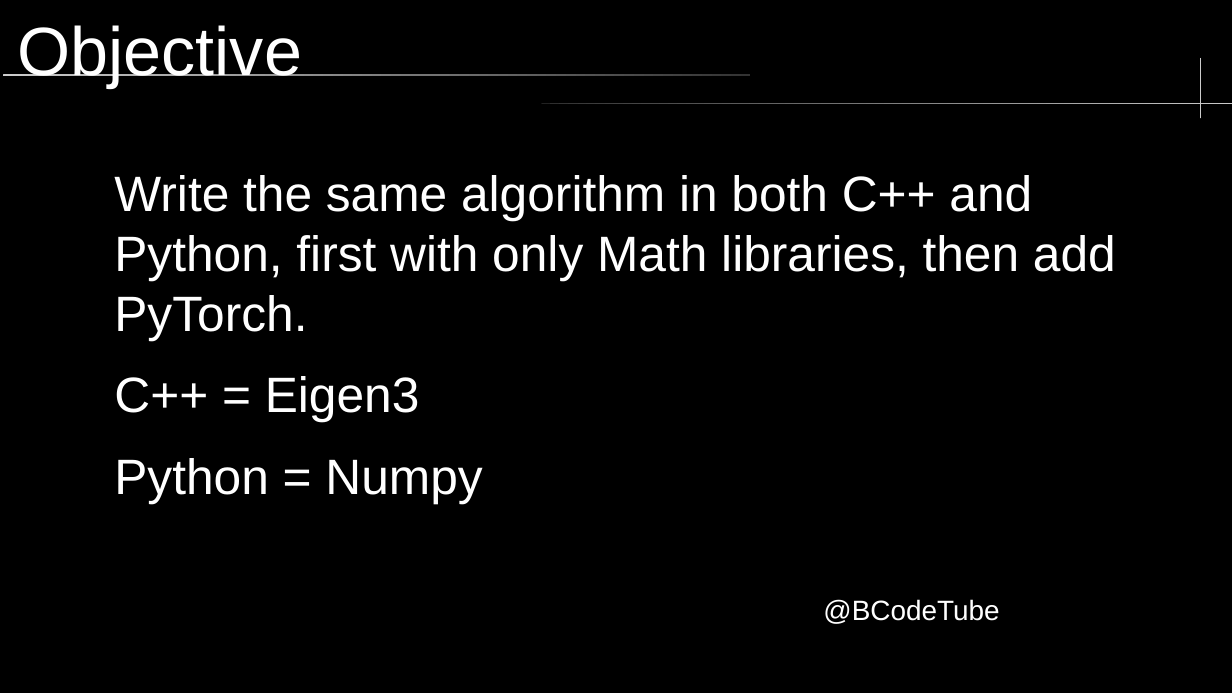
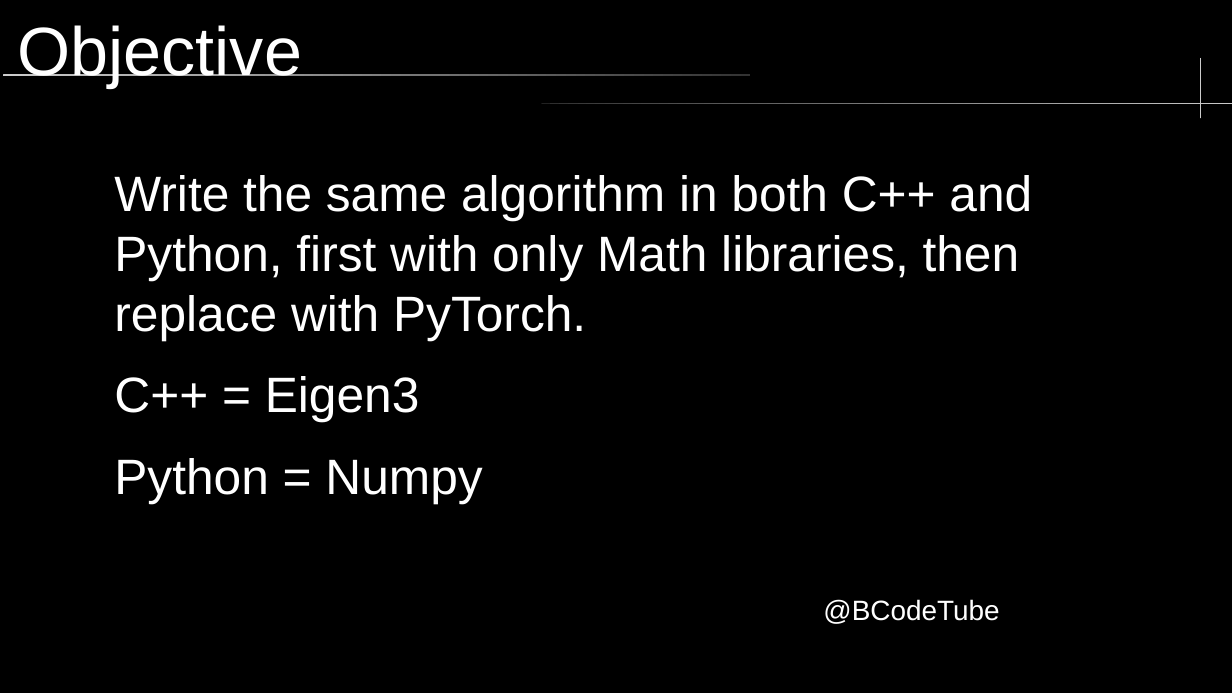
Before and after one commit to brccabral/Cpp_Python_MNIST, a slide deck: slide 2 of MNIST.odp. Drawn at 1232x693 pixels with LibreOffice and Linux fonts; fonts in the diff are those of the drawing; background and template pictures are left out. Boxes give left, top, right and bottom in pixels: in the first picture for what was removed or moved away, otherwise in the second. Text is boxed around its words. In the diff, an @@ line names an element or a change of style, - is before the commit and + after.

```diff
--- a/MNIST.odp
+++ b/MNIST.odp
@@ text at bbox=[114, 175, 1032, 340]: text changed @@
-Write the same algorithm in both C++ and Python, first with only Math libraries, then add PyTorch.
+Write the same algorithm in both C++ and Python, first with only Math libraries, then replace with PyTorch.
```
Also in this commit, not shown: 4 other slides changed, 3 other files.
